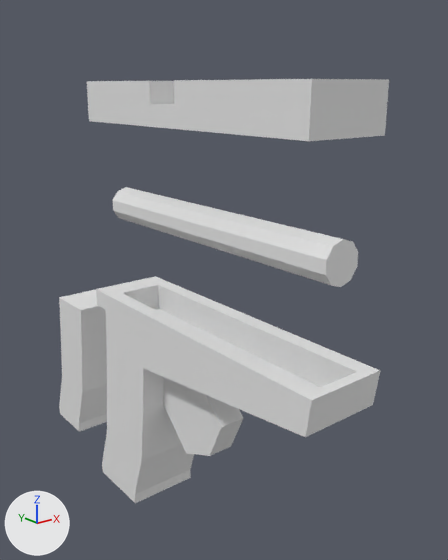
An edit to the FBX model GlobalGamejam-Project/Assets/Resources/Modelos3D/Miguel/Glock.fbx, drawn before and after from the same camera.
Both versions are drawn from a camera (50 mm lens) standing at (-173.0, -285.0, 142.0) and looking at (20.0, -44.0, 45.0). The lights are fixed; the arrows at lower left show +X, +Y and +Z.

The older version as bpy lines, for what is in view:
```python
me_cube_001 = bpy.data.meshes.new('Cube.001')
me_cube_001.from_pydata(...)  # 230 vertices, 228 faces; spans x -20.0..20.0, y -120.0..55.0, z -75.0..49.0
# before: 28 (7.0, -19.0, -29.0), 29 (-7.0, -19.0, -29.0) at pixel (186, 453), 30 (-7.0, -40.0, -20.0) at pixel (209, 456), 31 (-7.0, -50.0, 1.0) at pixel (221, 427), 32 (7.0, -50.0, 1.0) at pixel (243, 418)
# before: 33 (7.0, -40.0, -20.0) at pixel (231, 446), 34 (-7.0, -29.0, 21.0), 35 (7.0, -29.0, 21.0), 50 (-7.0, 2.0, -9.0) at pixel (163, 403), 51 (7.0, 2.0, -9.0)
# before: 62 (7.0, -1.0, 18.0), 63 (-7.0, -1.0, 18.0)
me_cube_003 = bpy.data.meshes.new('Cube.003')
me_cube_003.from_pydata(...)  # 20 vertices, 18 faces; spans x -16.8..16.8, y -23.5..23.3, z -39.9..52.8
me_cylinder = bpy.data.meshes.new('Cylinder')
me_cylinder.from_pydata(...)  # a 10-sided cylinder along y spanning x -9.0..9.0, y -79.0..79.0, z -9.0..9.0
ob_barrel = bpy.data.objects.new('Barrel', me_cylinder)
ob_barrel.location = (0.0, -60.3, 79.0)
ob_cargador = bpy.data.objects.new('Cargador', me_cube_003)
ob_cargador.location = (0.3, 76.1, -43.3)
ob_cuerpo = bpy.data.objects.new('Cuerpo', me_cube_001)
ob_cuerpo.location = (0.1, -25.5, -17.3)
# also in view: 'Slide' at (0.0, -60.0, 134.0)
```
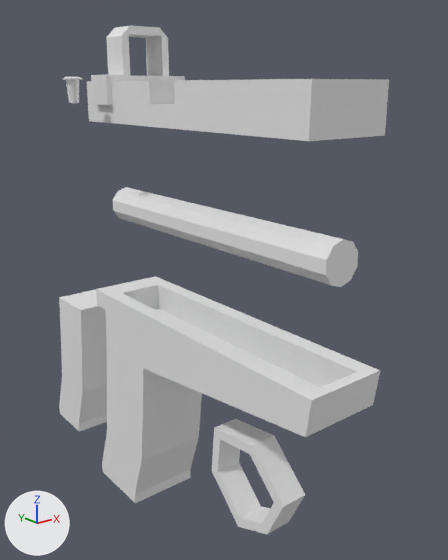
Pixel boxes [x1, y1, x2, y2] of what changed, in the pictures (448 x 560 px):
'Gatillo', added: after [212, 419, 305, 534]
'Mira', added: after [91, 26, 185, 105]
'Tornillo', added: after [63, 77, 82, 104]
part 1 of me_cube_001, cut back: before [163, 377, 243, 456]; after [163, 377, 184, 404]

The change, as a list of edits to the scene's bpy script:
```text
Change me_cube_001:
    where me_cube_001.from_pydata(...)  # 230 vertices, 228 faces; spans x -20.0..20.0, y -120.0..55.0, z -75.0..49.0
    used by ob_cuerpo; location = (0.1, -25.5, -17.3)
    verts and faces of me_cube_001; kept vertices keep their numbers, new ones are numbered from 230
    me_cube_001 part 1
    add delete_vertices([*range(28, 34)])  # with the faces that use them
    add faces += [(50, 51, 62, 63), (34, 63, 62, 35)]
Add me_cube_004:
    me_cube_004.from_pydata(...)  # 24 vertices, 24 faces; spans x -7.0..7.0, y -27.3..24.7, z -26.1..24.2
Add me_cube:
    me_cube.from_pydata(...)  # 48 vertices, 52 faces; spans x -22.8..22.8, y -7.5..7.5, z -23.0..13.3
Add me_cylinder_002:
    me_cylinder_002.from_pydata(...)  # 89 vertices, 97 faces; spans x -4.49..4.49, y -4.49..4.49, z -8.52..3.96
Add ob_gatillo:
    ob_gatillo = bpy.data.objects.new('Gatillo', me_cube_004)
    ob_gatillo.location = (-0.1, -92.2, -39.9)
Add ob_mira:
    ob_mira = bpy.data.objects.new('Mira', me_cube)
    ob_mira.location = (0.0, 0.0, 156.1)
Add ob_tornillo:
    ob_tornillo = bpy.data.objects.new('Tornillo', me_cylinder_002)
    ob_tornillo.location = (-36.5, -0.1, 142.1)
```
